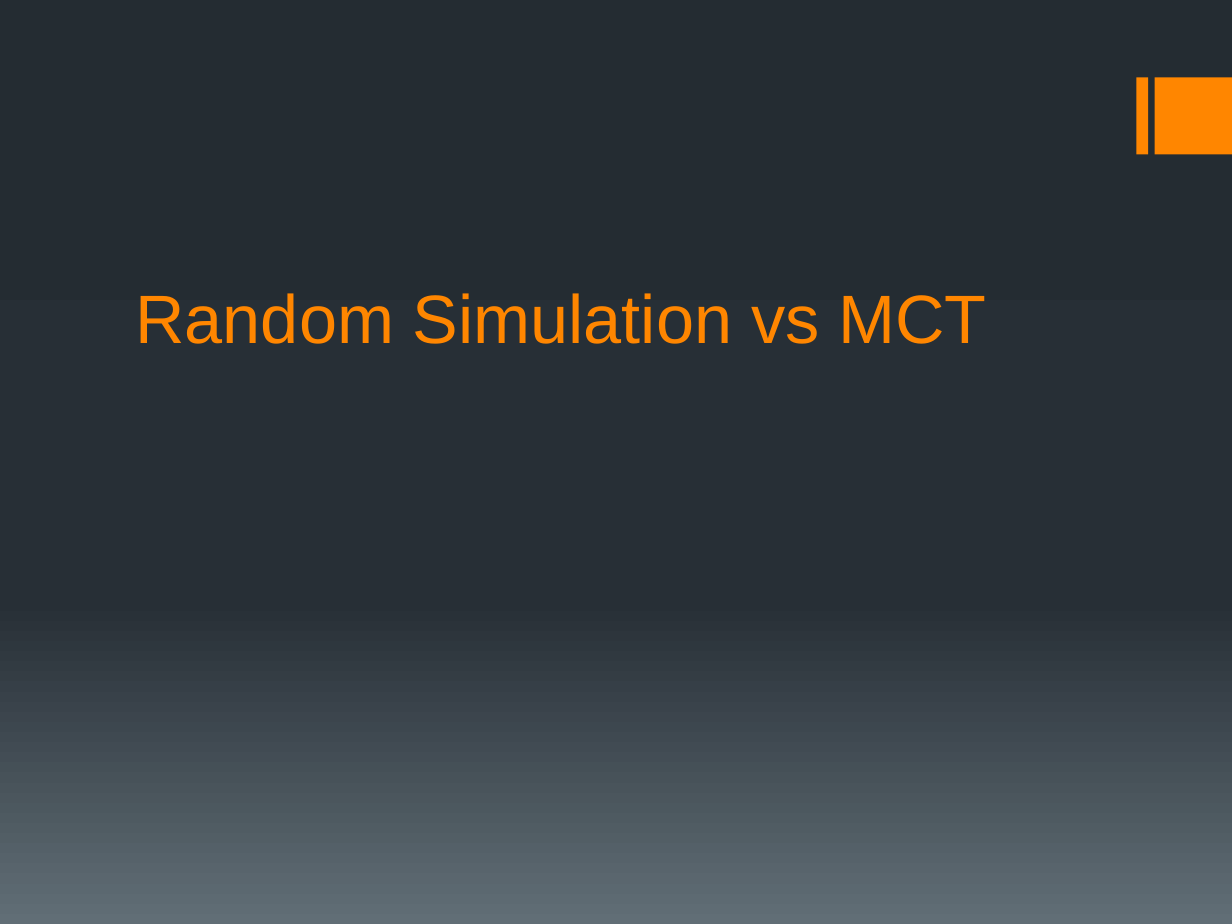
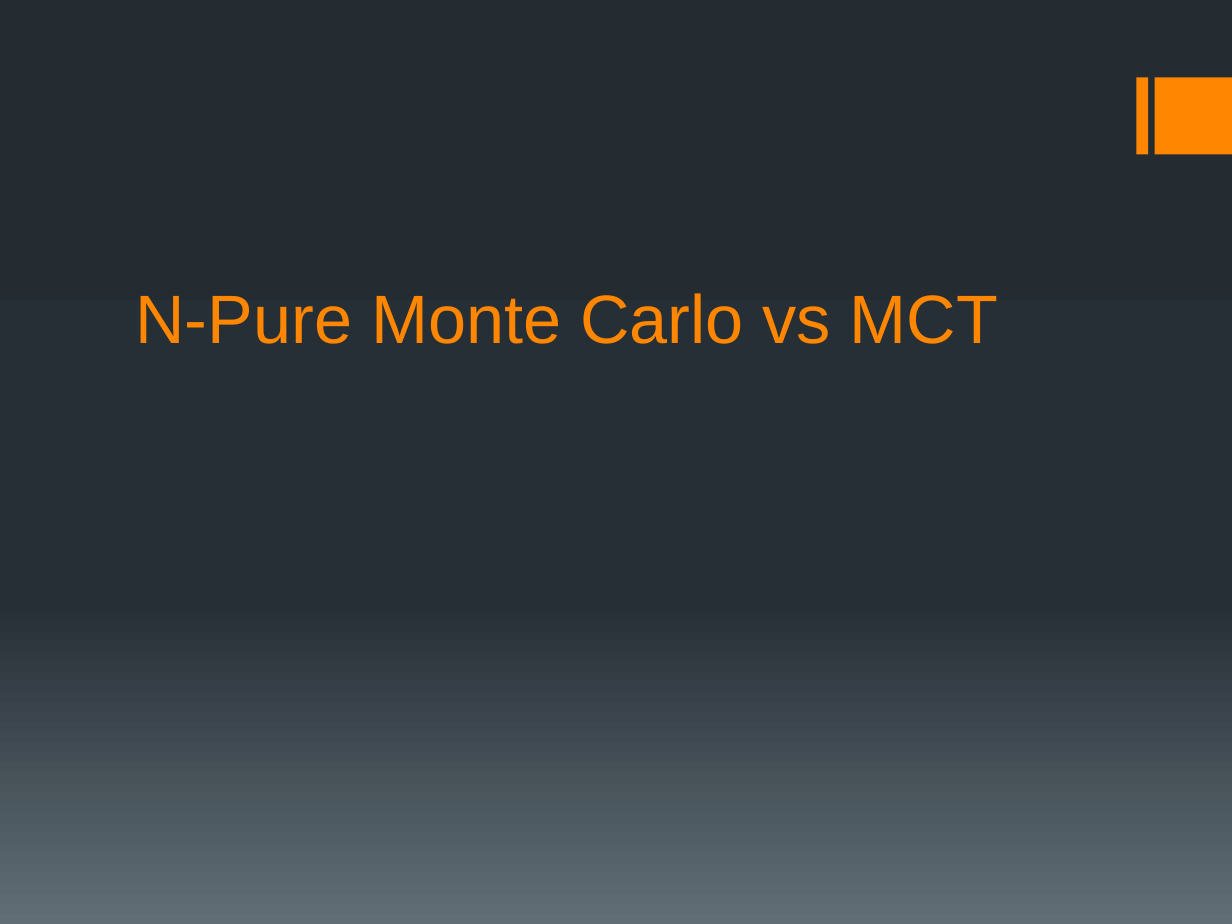
Before and after one commit to lsd53/AI_Practicum, a slide deck: slide 10 of project_ppt_lsd53_jdr289.pptx. Drawn at 1232x924 pixels with LibreOffice and Linux fonts; fonts in the diff are those of the drawing. Boxes give left, top, right and bottom in pixels: in the first picture for what was removed or moved away, otherwise in the second. Text is boxed around its words. In the diff, an @@ line names an element or a change of style, - is before the commit and + after.

```diff
--- a/project_ppt_lsd53_jdr289.pptx
+++ b/project_ppt_lsd53_jdr289.pptx
@@ title at bbox=[136, 293, 998, 344]: text changed @@
-Random Simulation vs MCT
+N-Pure Monte Carlo vs MCT
```
Also in this commit, not shown: 6 other slides changed.
